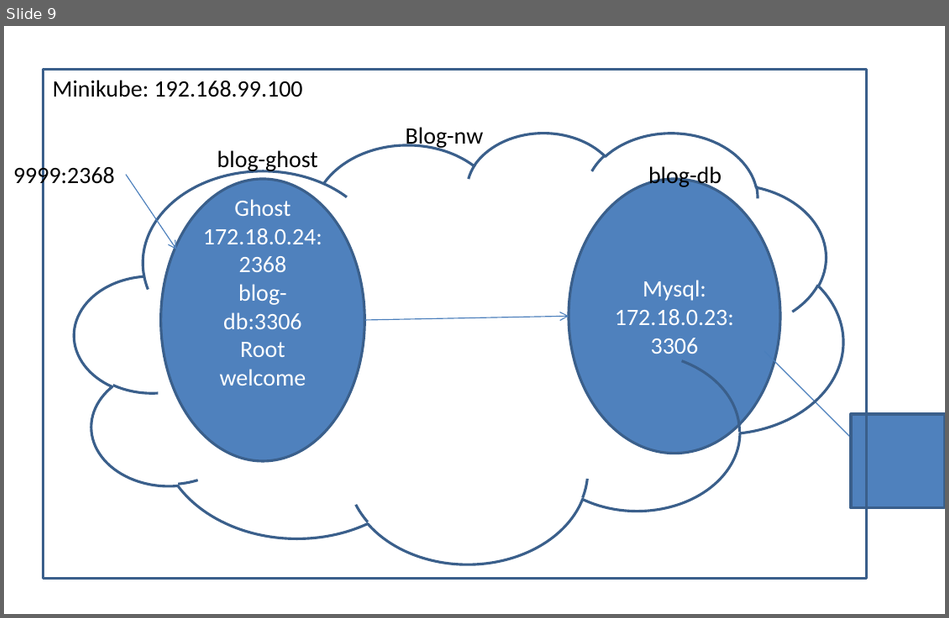
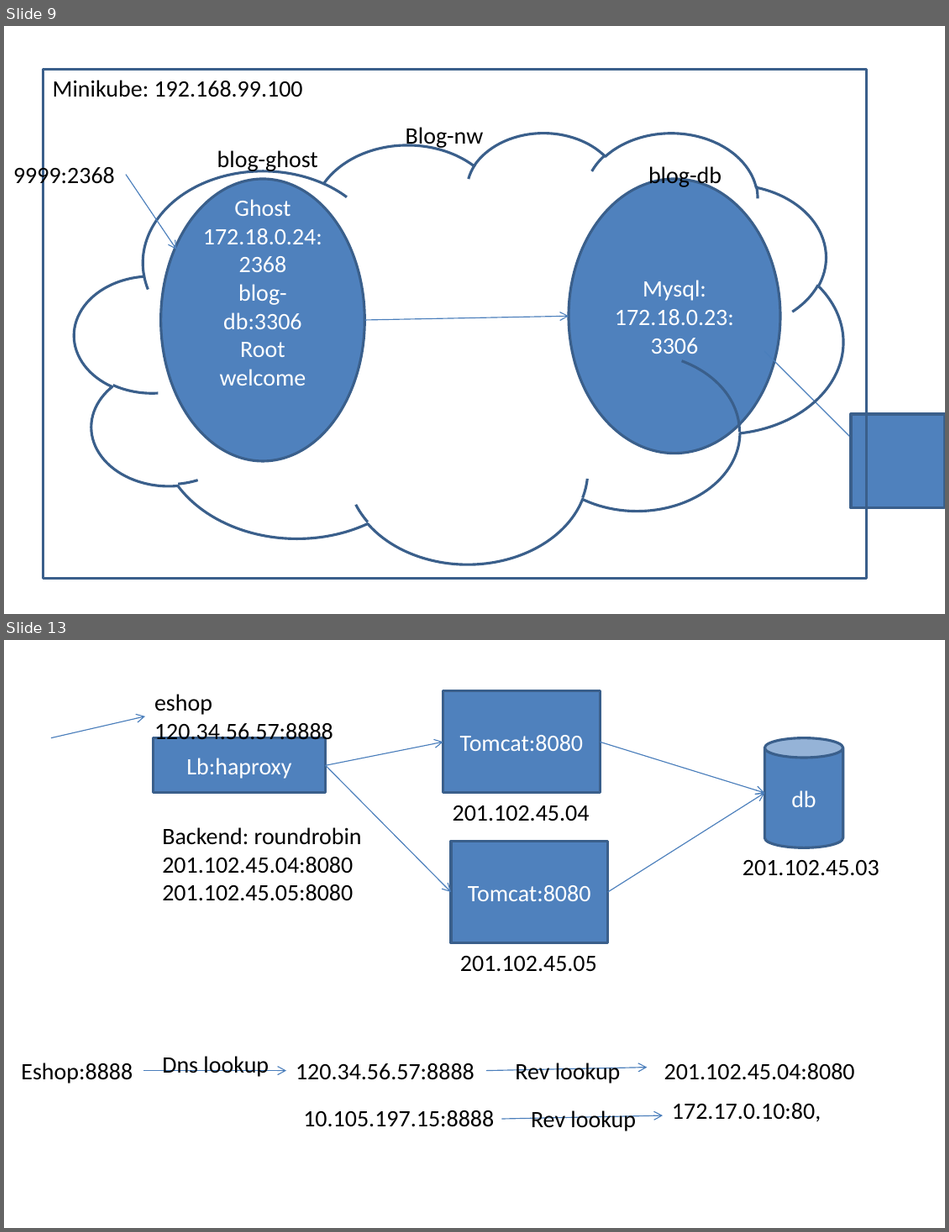
Before and after one commit to AdityaSP/ora-ap22-dock-kube, a slide deck: rough-diag.pptx. Shown one above the other, each under a label of ours: slide 9 before the commit, slides 9 and 13 after it; the slides between them are not shown. The pictures are 949x618 and 949x1232 pixels, drawn with LibreOffice and Linux fonts; fonts in the diff are those of the drawing. Boxes give left, top, right and bottom in pixels: in the first picture for what was removed or moved away, otherwise in the second. Text is boxed around its words. In the diff, an @@ line names an element or a change of style, - is before the commit and + after.

```diff
--- a/rough-diag.pptx
+++ b/rough-diag.pptx
@@ slide 13 added at [4,640,945,1228], background #FFFFFF @@
@@ text added at [154,694,333,745], 18 pt, text #000000 @@
+eshop
+120.34.56.57:8888
@@ rectangle added at [443,690,600,792], fill #4F81BD, outline #3A5F8C 2 pt, 18 pt, text #FFFFFF @@
+Tomcat:8080
@@ arrow added from (51, 737) to (145, 716), #4B7EBC 0.75 pt @@
@@ rectangle added at [153,737,325,792], fill #4F81BD, outline #3A5F8C 2 pt, 18 pt, text #FFFFFF @@
+Lb:haproxy
@@ cylinder added at [764,737,842,848], fill #4F81BD, outline #3A5F8C 2 pt, 18 pt, text #FFFFFF @@
+db
@@ arrow added from (326, 765) to (443, 742), #4B7EBC 0.75 pt @@
@@ arrow added from (326, 765) to (451, 892), #4B7EBC 0.75 pt @@
@@ arrow added from (600, 742) to (764, 792), #4B7EBC 0.75 pt @@
@@ text added at [453,805,589,821], 18 pt, text #000000 @@
+201.102.45.04
@@ arrow added from (608, 892) to (764, 792), #4B7EBC 0.75 pt @@
@@ text added at [162,827,362,901], 18 pt, text #000000 @@
+Backend: roundrobin
+201.102.45.04:8080
+201.102.45.05:8080
@@ rectangle added at [451,842,608,943], fill #4F81BD, outline #3A5F8C 2 pt, 18 pt, text #FFFFFF @@
+Tomcat:8080
@@ text added at [742,860,879,876], 18 pt, text #000000 @@
+201.102.45.03
@@ text added at [460,956,597,972], 18 pt, text #000000 @@
+201.102.45.05
@@ text added at [21,1063,133,1084], 18 pt, text #000000 @@
+Eshop:8888
@@ text added at [162,1056,269,1077], 18 pt, text #000000 @@
+Dns lookup
@@ text added at [295,1063,474,1080], 18 pt, text #000000 @@
+120.34.56.57:8888
@@ arrow added from (485, 1071) to (647, 1067), #4B7EBC 0.75 pt @@
@@ text added at [515,1063,621,1084], 18 pt, text #000000 @@
+Rev lookup
@@ text added at [664,1063,855,1080], 18 pt, text #000000 @@
+201.102.45.04:8080
@@ arrow added from (144, 1071) to (286, 1071), #4B7EBC 0.75 pt @@
@@ text added at [303,1110,494,1127], 18 pt, text #000000 @@
+10.105.197.15:8888
@@ arrow added from (501, 1119) to (663, 1115), #4B7EBC 0.75 pt @@
@@ text added at [531,1110,636,1131], 18 pt, text #000000 @@
+Rev lookup
@@ text added at [672,1103,820,1122], 18 pt, text #000000 @@
+172.17.0.10:80,
```
Also in this commit, not shown: 3 other slides added.
